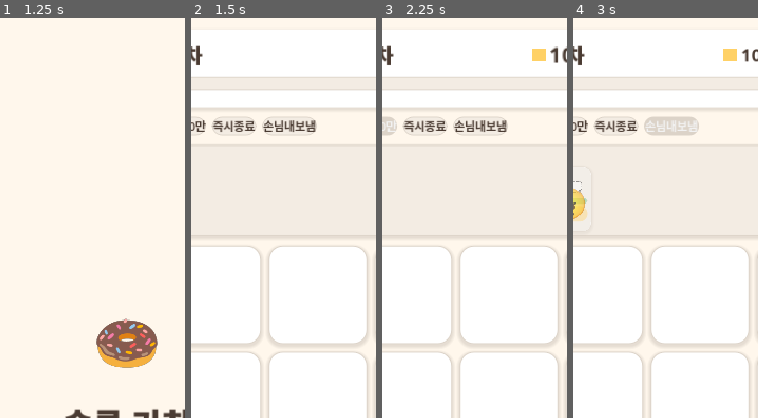
Above: before the commit, frames 1-4 (left to right).
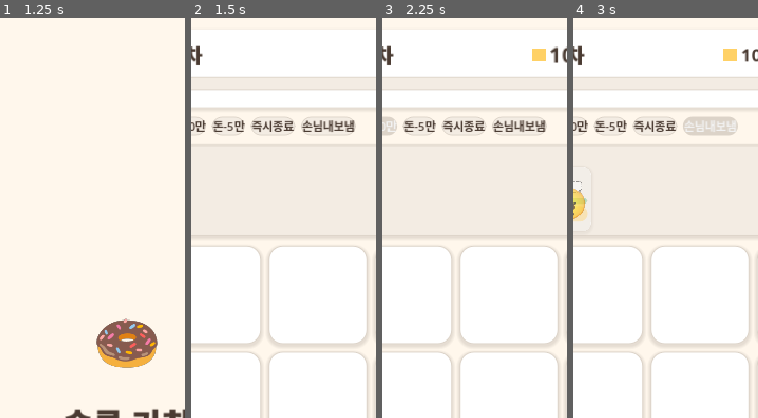
Above: after the commit, the same moments.

Repository: yellyB/game-slot-kitchen
Game: Godot game, scene res://scenes/Main.tscn
The game is run twice, just before and just after one commit, with the same random seed, the same clock (stepped at 60 frames per second) and the same inputs.
Inputs (mouse positions are % of the whole screen's width and height, from its top left):
- Up to frame 1 (1.25 s): click (26, 14) at 0.5 s, where only the run after the commit has a clickable "돈-5만"
- Up to frame 2 (1.5 s): click "시작" at 1.25 s
- Up to frame 3 (2.25 s): click "돈+10만" at 2 s
- Up to frame 4 (3 s): click "손님내보냄" at 2.75 s
The pictures show only the part of the screen within x 16-66%, y 0-50%; the shares and areas given below are measured in that part.

Frame 1 is identical in both runs. In frame 2, 1.7% of the frame differs, in the area x 11-90%, y 24-30%; in frame 3, 1.7%; in frame 4, 1.9%.

Commit message:
연출: 돈 감소 시 보유금액 아래 빨간 -금액 하강 페이드 + 디버그 감소 버튼
_on_cash_changed에서 감소 감지 → _spawn_loss(빨간 -n을 돈 라벨 바로 아래서
아래로 이동+페이드아웃). 가게세·페널티 모두 커버. 디버그 "돈-5만" 버튼 추가.

Co-Authored-By: Claude Opus 4.8 (1M context) <noreply@anthropic.com>

Diff:
--- a/scripts/main.gd
+++ b/scripts/main.gd
@@ -200,6 +200,7 @@
 	row.add_theme_constant_override("separation", 6)
 	row.add_child(UI.label("🐞", 14, Palette.COCOA_400))
 	row.add_child(_debug_btn("돈+10만", func(): _session.add_cash(100000)))
+	row.add_child(_debug_btn("돈-5만", func(): _session.add_cash(-50000)))
 	row.add_child(_debug_btn("즉시종료", func(): _session.debug_end_soon(1.0)))
 	row.add_child(_debug_btn("손님내보냄", _debug_kick_customer))
 	return row
@@ -592,11 +593,31 @@
 
 # ── 세션 반응 ─────────────────────────────────────────────
 func _on_cash_changed(cash: int) -> void:
-	var up := cash > _last_cash
+	var delta := cash - _last_cash
 	_last_cash = cash
 	_money_label.text = _fmt(cash)
-	if up and not _expect_fly:   # fly 없는 증가(디버그 등)는 즉시 팝
+	if delta > 0 and not _expect_fly:   # fly 없는 증가(디버그 등)는 즉시 팝
 		_pop_label(_money_label)
+	elif delta < 0:                     # 감소(가게세·페널티) → 빨간 -n 아래로
+		_spawn_loss(-delta)
+
+
+## 손실 연출 — 보유금액 바로 아래에서 빨간 "-금액"이 아래로 이동하며 페이드아웃.
+func _spawn_loss(amount: int) -> void:
+	if amount <= 0:
+		return
+	var l := UI.label("-%d" % amount, 18, Palette.DANGER, true)
+	l.z_index = 100
+	l.add_theme_constant_override("outline_size", 3)
+	l.add_theme_color_override("font_outline_color", Palette.WHITE)
+	add_child(l)
+	var start := _money_label.global_position + Vector2(0, _money_label.size.y + 2)
+	l.position = start
+	var tw := create_tween()
+	tw.set_parallel(true)
+	tw.tween_property(l, "position:y", start.y + 26, 0.6).set_ease(Tween.EASE_OUT)
+	tw.tween_property(l, "modulate:a", 0.0, 0.6).set_ease(Tween.EASE_IN)
+	tw.chain().tween_callback(l.queue_free)
 
 
 ## 라벨 강조 팝 — 살짝 커졌다 원래대로(BACK). 돈 라벨 합류 시 등.
